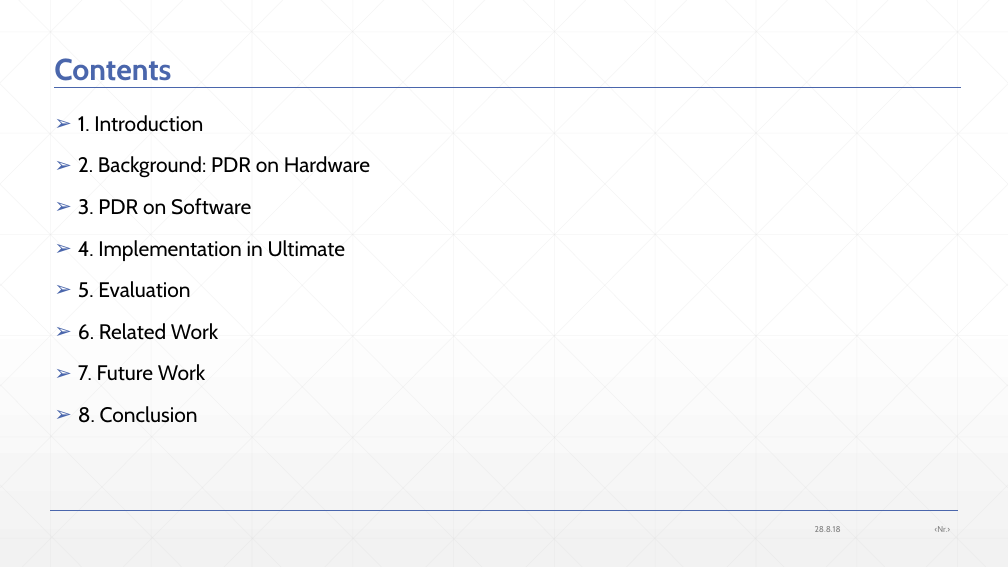
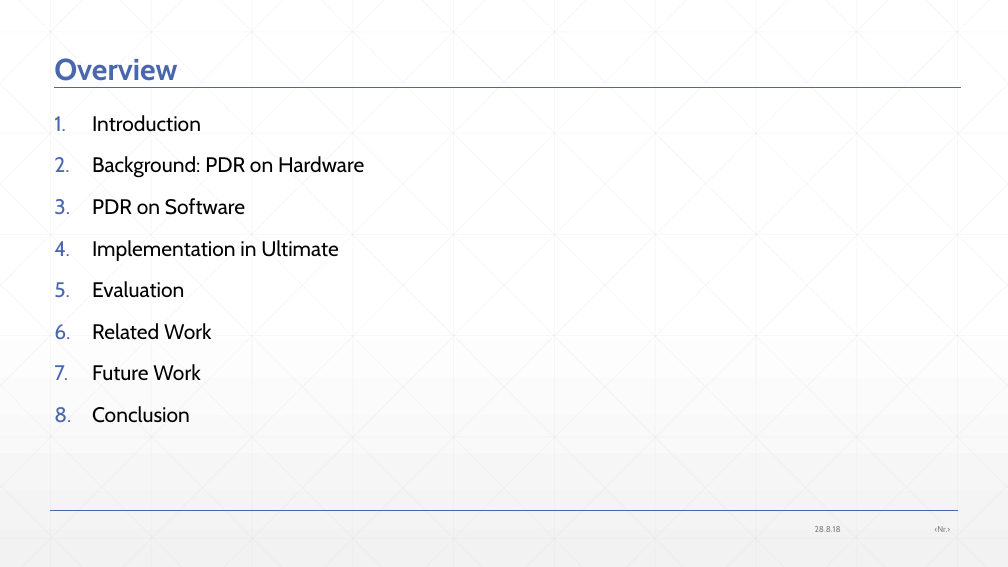
Before and after one commit to JonasWerner/BachelorThesis, a slide deck: slide 3 of Presentation/pdr_presentation.pptx. Drawn at 1008x567 pixels with LibreOffice and Linux fonts; fonts in the diff are those of the drawing. Boxes give left, top, right and bottom in pixels: in the first picture for what was removed or moved away, otherwise in the second. Text is boxed around its words. In the diff, an @@ line names an element or a change of style, - is before the commit and + after.

Commit message:
Added chapters for hardware PDR phases

```diff
--- a/Presentation/pdr_presentation.pptx
+++ b/Presentation/pdr_presentation.pptx
@@ title at <box>54,58,177,81</box>: text changed @@
-Contents
+Overview
@@ text at <box>92,115,364,423</box>: text changed @@
-➢ 1. Introduction
-➢ 2. Background: PDR on Hardware
-➢ 3. PDR on Software
-➢ 4. Implementation in Ultimate
-➢ 5. Evaluation
-➢ 6. Related Work
-➢ 7. Future Work
-➢ 8. Conclusion
+1. Introduction
+2. Background: PDR on Hardware
+3. PDR on Software
+4. Implementation in Ultimate
+5. Evaluation
+6. Related Work
+7. Future Work
+8. Conclusion
```
Also in this commit, not shown: 10 other slides changed, 12 slides added, 1 other file.
